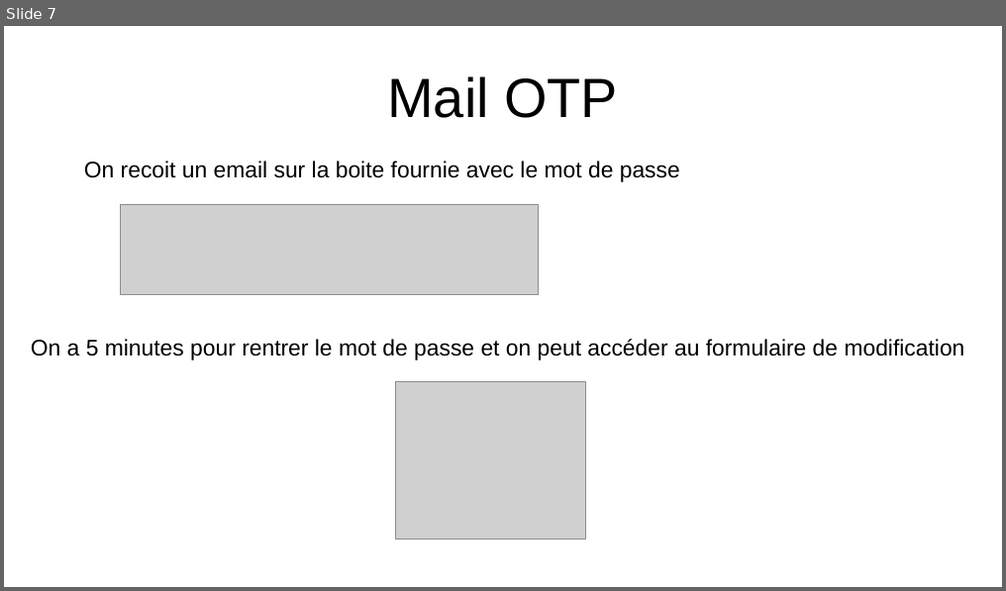
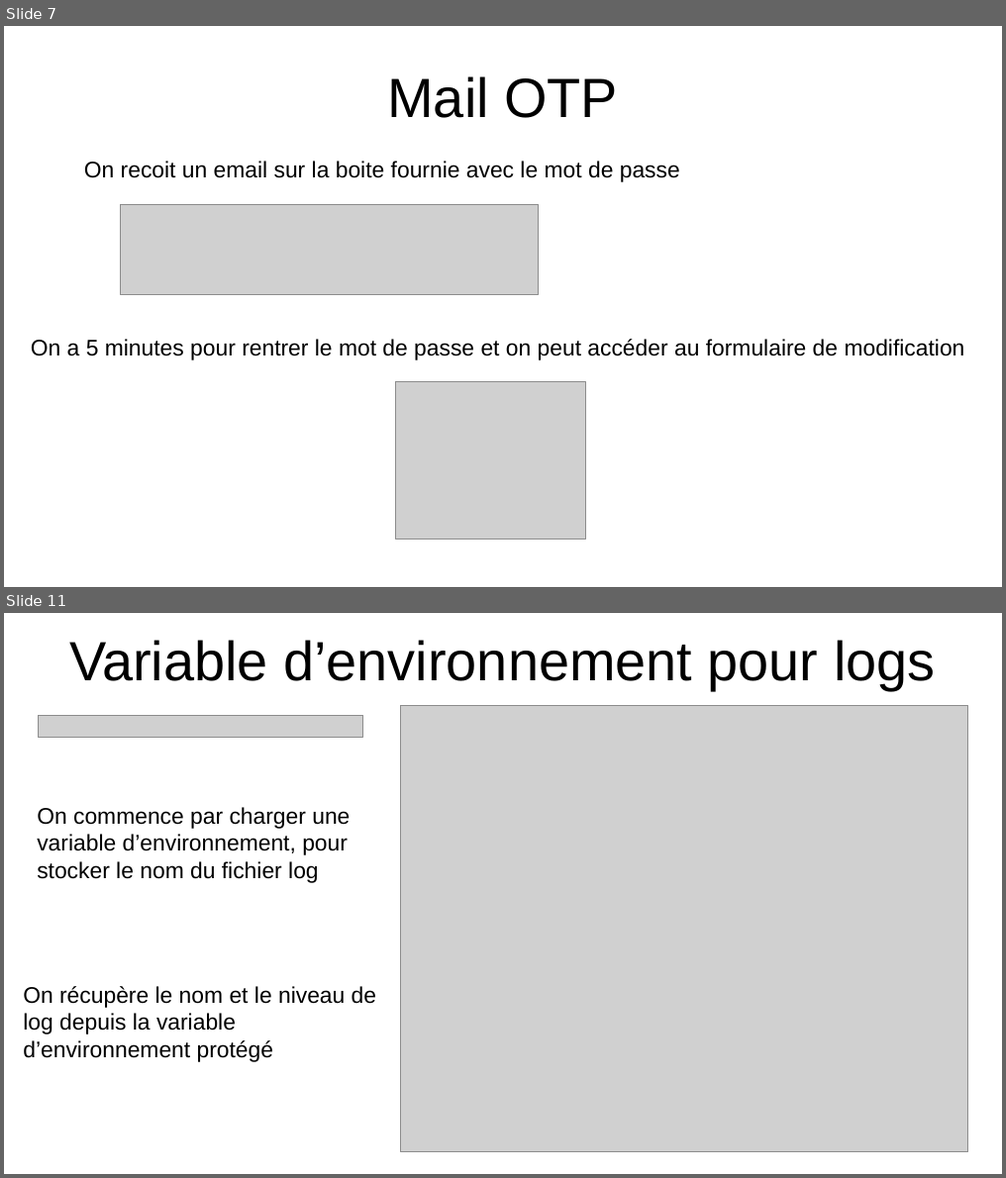
Before and after one commit to RaphaelGuarim/SECU, a slide deck: compte_rendu.odp. Shown one above the other, each under a label of ours: slide 7 before the commit, slides 7 and 11 after it; the slides between them are not shown. The pictures are 1006x591 and 1006x1178 pixels, drawn with LibreOffice and Linux fonts; fonts in the diff are those of the drawing; grey boxes stand for pictures. Boxes give left, top, right and bottom in pixels: in the first picture for what was removed or moved away, otherwise in the second. Text is boxed around its words. In the diff, an @@ line names an element or a change of style, - is before the commit and + after.

Commit message:
logs sécurisés + présentation

```diff
--- a/compte_rendu.odp
+++ b/compte_rendu.odp
@@ slide 11 added at bbox=[4, 613, 1002, 1174], background #FFFFFF @@
@@ text added at bbox=[69, 640, 935, 690], 44 pt, text #000000 @@
+Variable d’environnement pour logs
@@ picture added at bbox=[39, 715, 364, 737] @@
@@ picture added at bbox=[401, 706, 967, 1153] @@
@@ text added at bbox=[37, 807, 350, 883], 18 pt, text #000000 @@
+On commence par charger une variable d’environnement, pour stocker le nom du fichier log
@@ text added at bbox=[23, 986, 376, 1062], 18 pt, text #000000 @@
+On récupère le nom et le niveau de log depuis la variable d’environnement protégé
```
Also in this commit, not shown: 3 other slides added, 2 other files.
